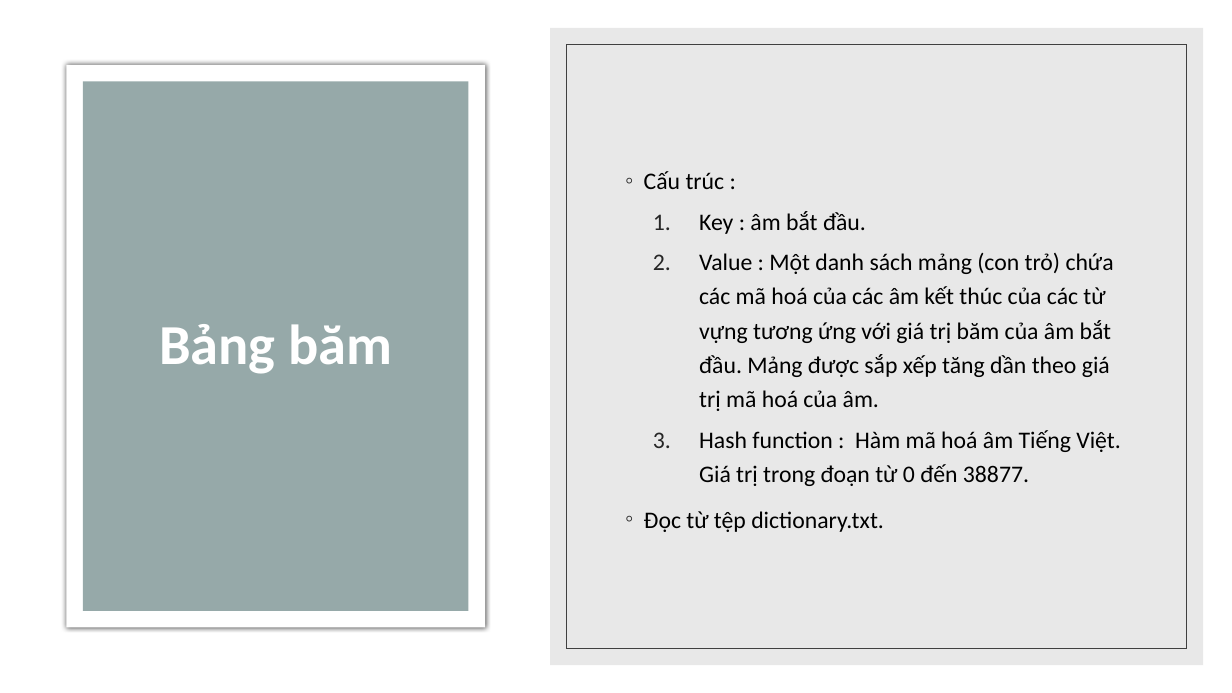
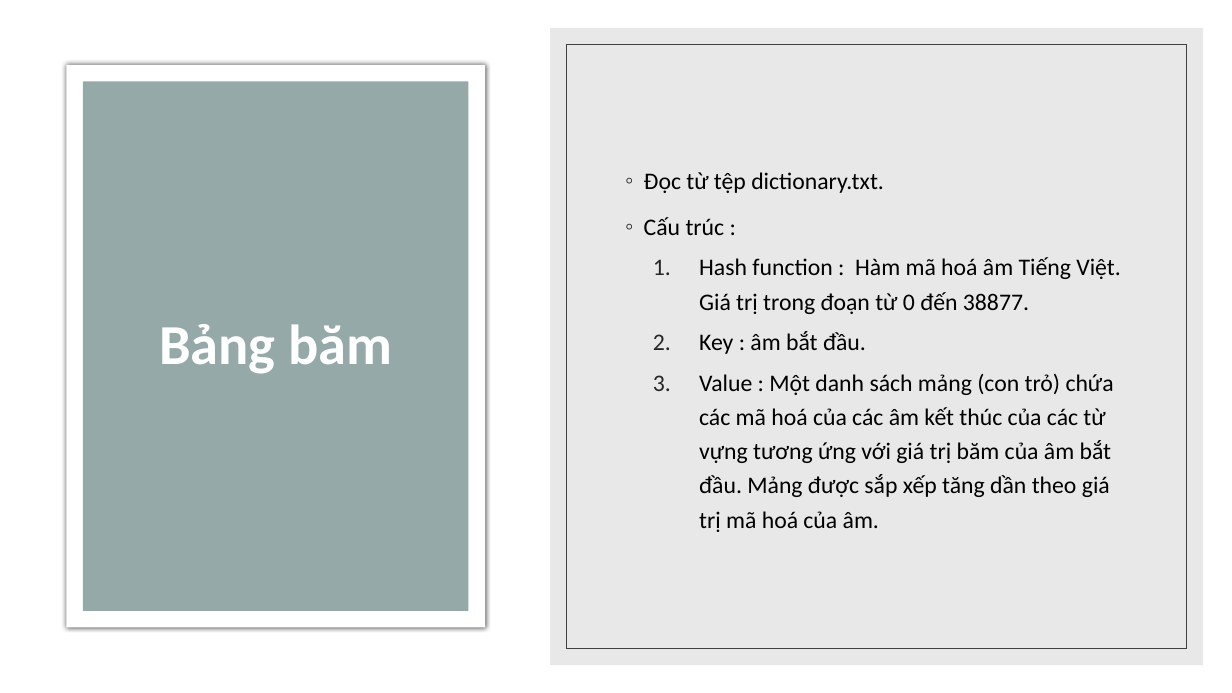
Before and after one commit to pk9r327/GameNoiTu, a slide deck: slide 7 of Báo cáo dự án - CTDL và GT.pptx. Drawn at 1232x693 pixels with LibreOffice and Linux fonts; fonts in the diff are those of the drawing. Boxes give left, top, right and bottom in pixels: in the first picture for what was removed or moved away, otherwise in the second. Text is boxed around its words. In the diff, an @@ line names an element or a change of style, - is before the commit and + after.

```diff
--- a/Báo cáo dự án - CTDL và GT.pptx
+++ b/Báo cáo dự án - CTDL và GT.pptx
@@ text at box(644, 172, 884, 193): paragraph added @@
+◦ Đọc từ tệp dictionary.txt.
@@ text at box(699, 257, 1120, 314): paragraph added @@
+  1. Hash function : Hàm mã hoá âm Tiếng Việt.
+     Giá trị trong đoạn từ 0 đến 38877.
@@ text at box(644, 430, 1120, 532): paragraphs removed @@
-  3. Hash function : Hàm mã hoá âm Tiếng Việt.
-     Giá trị trong đoạn từ 0 đến 38877.
-◦ Đọc từ tệp dictionary.txt.
```
Also in this commit, not shown: 2 other slides changed.
